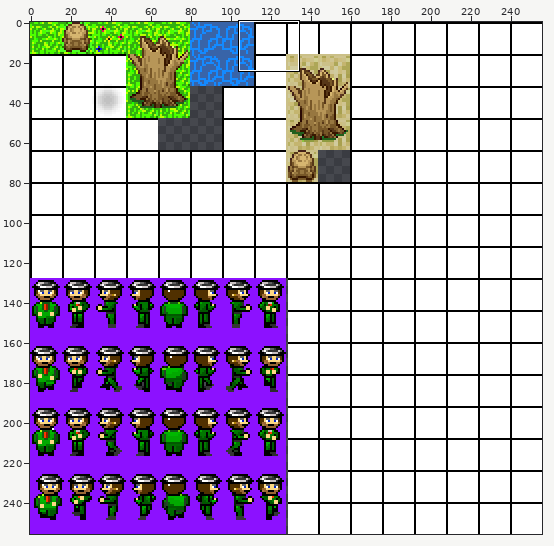
Sprite sheet: res/textures/spritesheet.png. Above, an overview of the earlier version with the close-up marked.
Close-up. Before the commit:
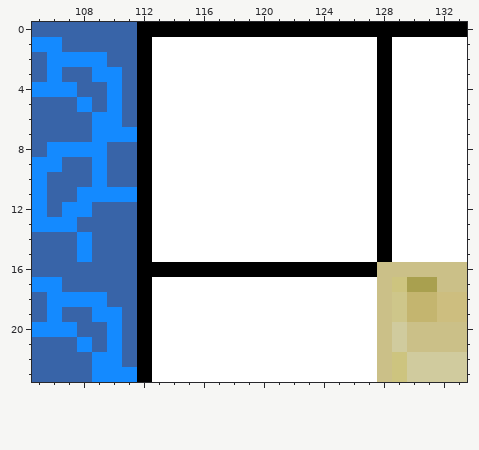
The file is 256x256 pixels. Colours within 5 levels of each other are drawn and written as one. Shown: x 105..133, y 0..23.
And afterwards:
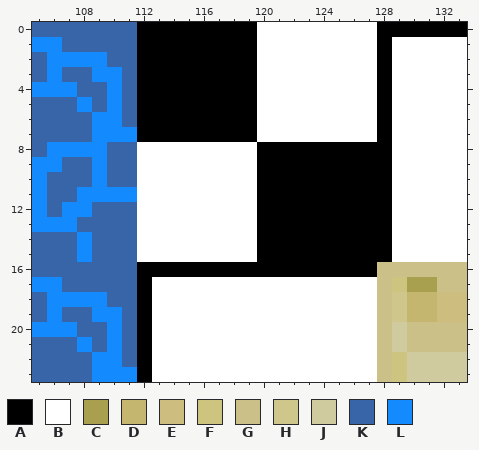
Palette (. is transparent): A #000000  B #ffffff  C #a9a04f  D #c4b56f  E #cdbe7f  F #cdc47f  G #cbc088  H #cec68a  J #d0cb9e  K #3864a8  L #148aff
Change:
y 0: x 120..127 AAAAAAAA -> BBBBBBBB
y 1..7: x 113..119 BBBBBBB -> AAAAAAA
y 8..15: x 112 A -> B; x 120..127 BBBBBBBB -> AAAAAAAA
Changed places in both close-ups, as pixel boxes (x1, y1, x2, y2):
changed: (137, 22, 377, 262)
